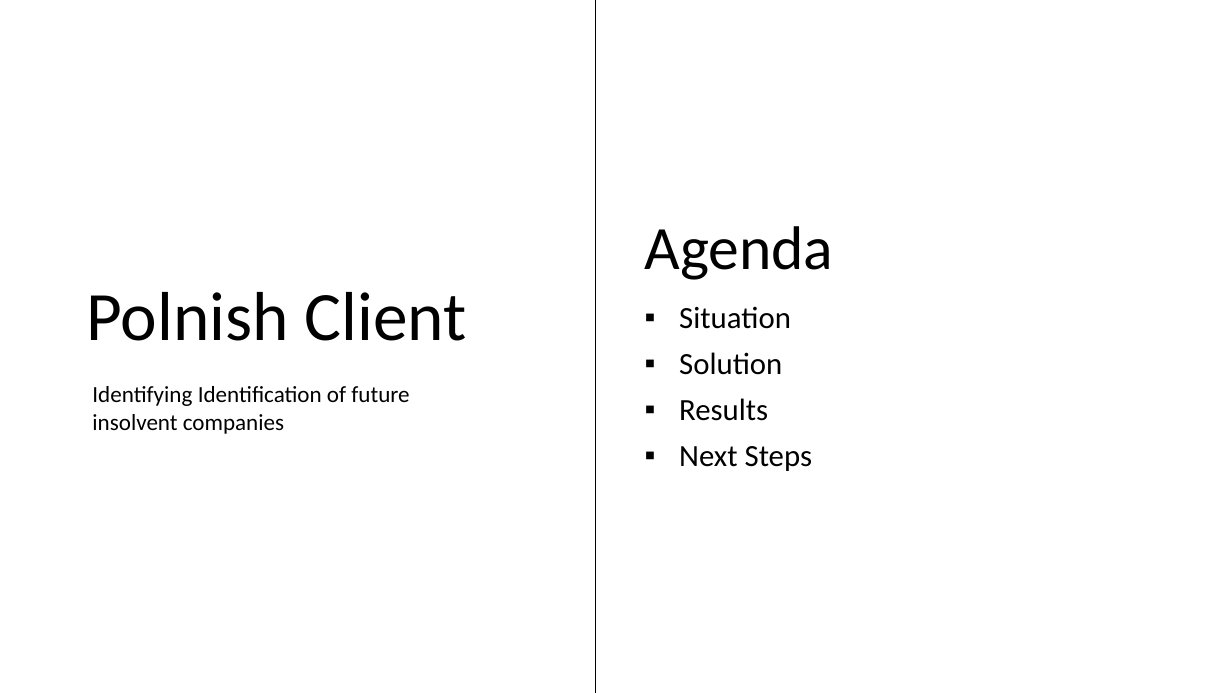
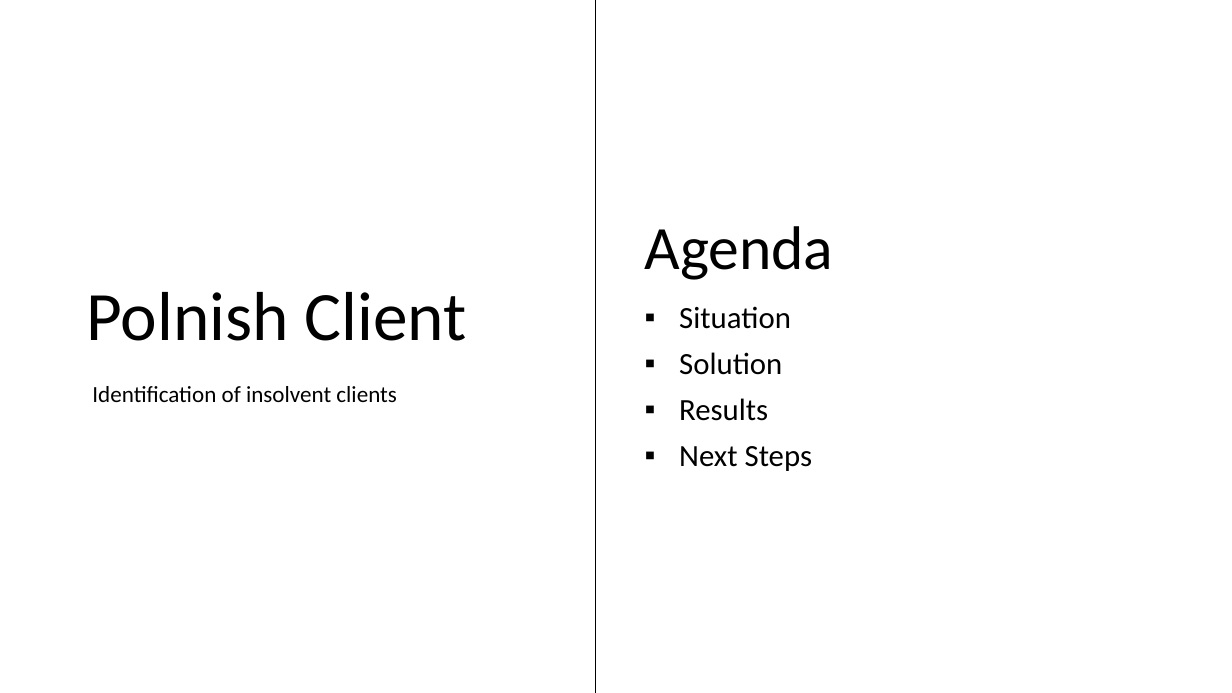
Before and after one commit to FelixKleineBoesing/InsolvencyPred, a slide deck: slide 1 of docs/final_presentation.pptx. Drawn at 1232x693 pixels with LibreOffice and Linux fonts; fonts in the diff are those of the drawing. Boxes give left, top, right and bottom in pixels: in the first picture for what was removed or moved away, otherwise in the second. Text is boxed around its words. In the diff, an @@ line names an element or a change of style, - is before the commit and + after.

```diff
--- a/docs/final_presentation.pptx
+++ b/docs/final_presentation.pptx
@@ text at box(92, 386, 396, 402): text changed @@
-Identifying Identification of future insolvent companies
+Identification of insolvent clients
```
Also in this commit, not shown: 3 other slides changed, 6 slides added, 4 slides removed, 3 other files.
